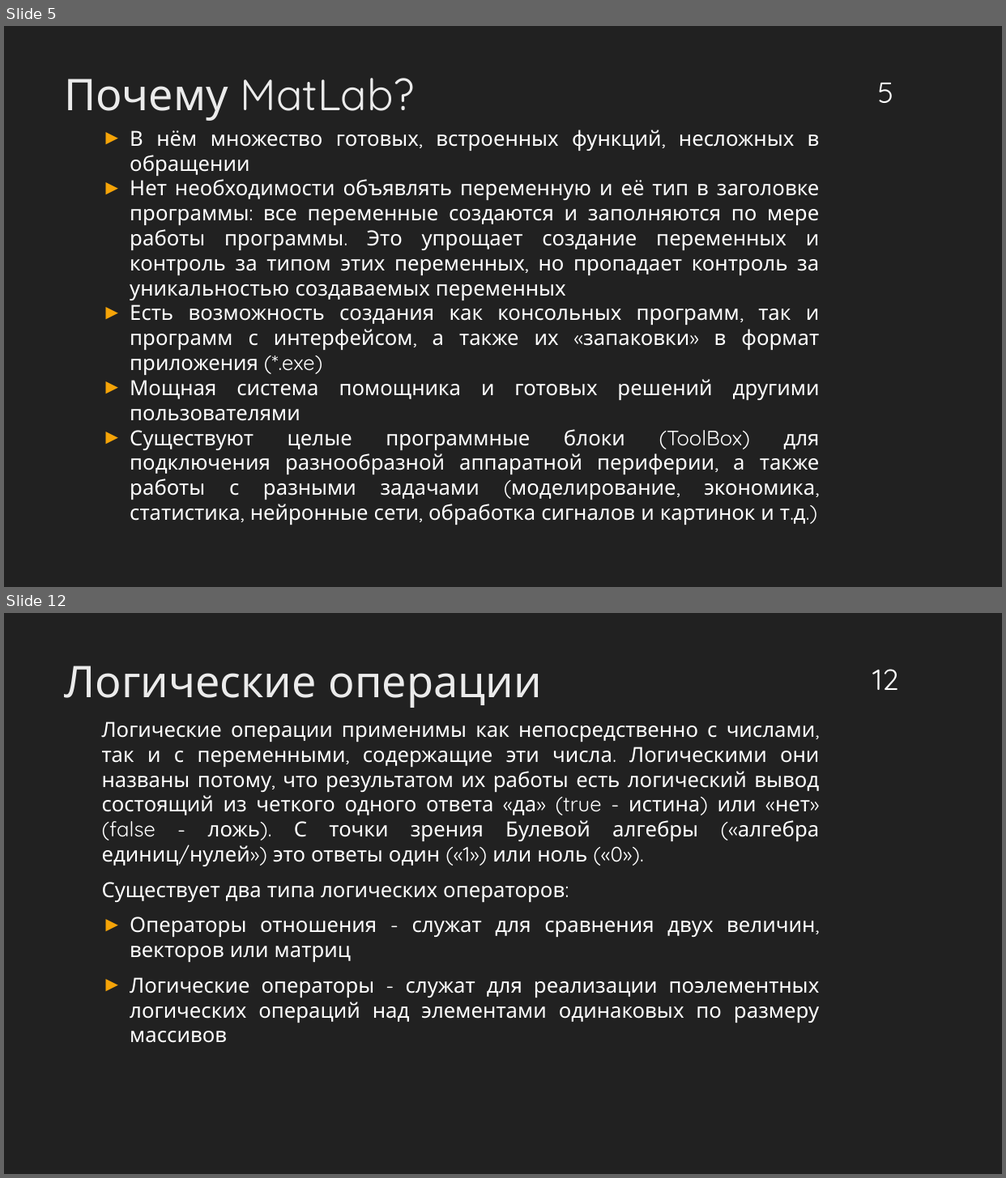
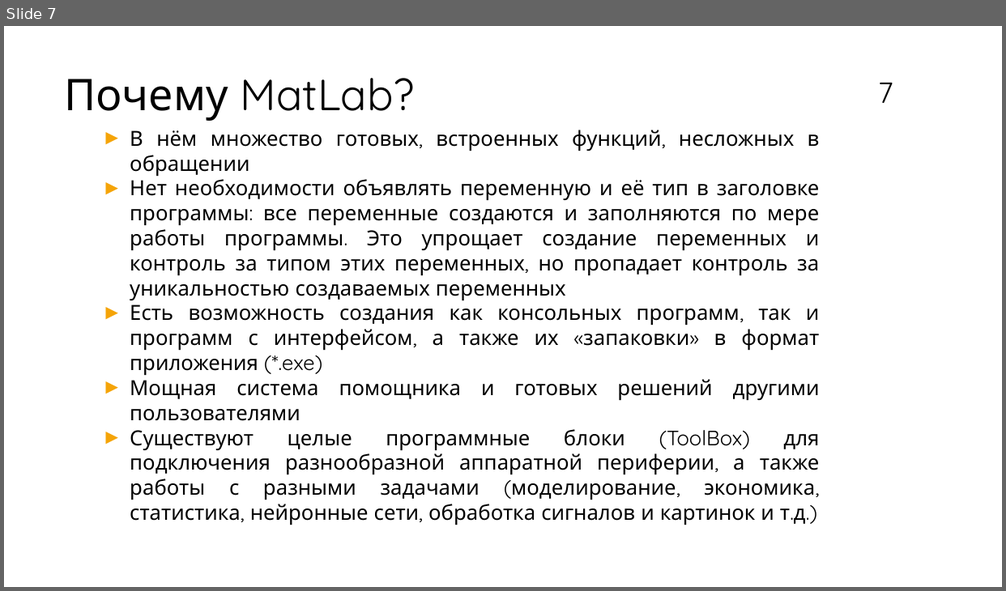
Before and after one commit to vsevernov/calculation-methods, a slide deck: 2023-2024/lectures/Лекция по MatLab №1.pptx. Shown one above the other, each under a label of ours: slides 5 and 12 before the commit, slide 7 after it; the slides between them are not shown. The pictures are 1006x1178 and 1006x591 pixels, drawn with LibreOffice and Linux fonts; fonts in the diff are those of the drawing. Boxes give left, top, right and bottom in pixels: in the first picture for what was removed or moved away, otherwise in the second. Text is boxed around its words. In the diff, an @@ line names an element or a change of style, - is before the commit and + after.

```diff
--- a/2023-2024/lectures/Лекция по MatLab №1.pptx
+++ b/2023-2024/lectures/Лекция по MatLab №1.pptx
@@ slide 12 removed at [4,613,1002,1174], background #212121 @@
@@ text removed at [64,666,542,708] @@
-Логические операции
@@ page number removed at [872,669,898,690] @@
-12
@@ text removed at [102,722,820,1043] @@
-Логические операции применимы как непосредственно с числами, так и с переменными, содержащие эти числа. Логическими они названы потому, что результатом их работы есть логический вывод состоящий из четкого одного ответа «да» (true - истина) или «нет» (false - ложь). С точки зрения Булевой алгебры («алгебра единиц/нулей») это ответы один («1») или ноль («0»).
-Существует два типа логических операторов:
-► Операторы отношения - служат для сравнения двух величин, векторов или матриц
-► Логические операторы - служат для реализации поэлементных логических операций над элементами одинаковых по размеру массивов
@@ what was slide 5 is now slide 7 @@
@@ slide 7 changed as well @@
@@ background #212121 to #FFFFFF @@
@@ text "Почему MatLab?" at [64,78,415,121]: text colour #EBEBEB to #000000 @@
@@ page number at [878,83,893,103]: text changed; text colour #FFFFFF to #000000 @@
-5
+7
@@ text "В нём множество готовых, встроенных ..." at [130,130,820,525]: text colour #FFFFFF to #000000 @@
```
Also in this commit, not shown: 5 other slides changed, 2 slides added, 14 other slides removed.
